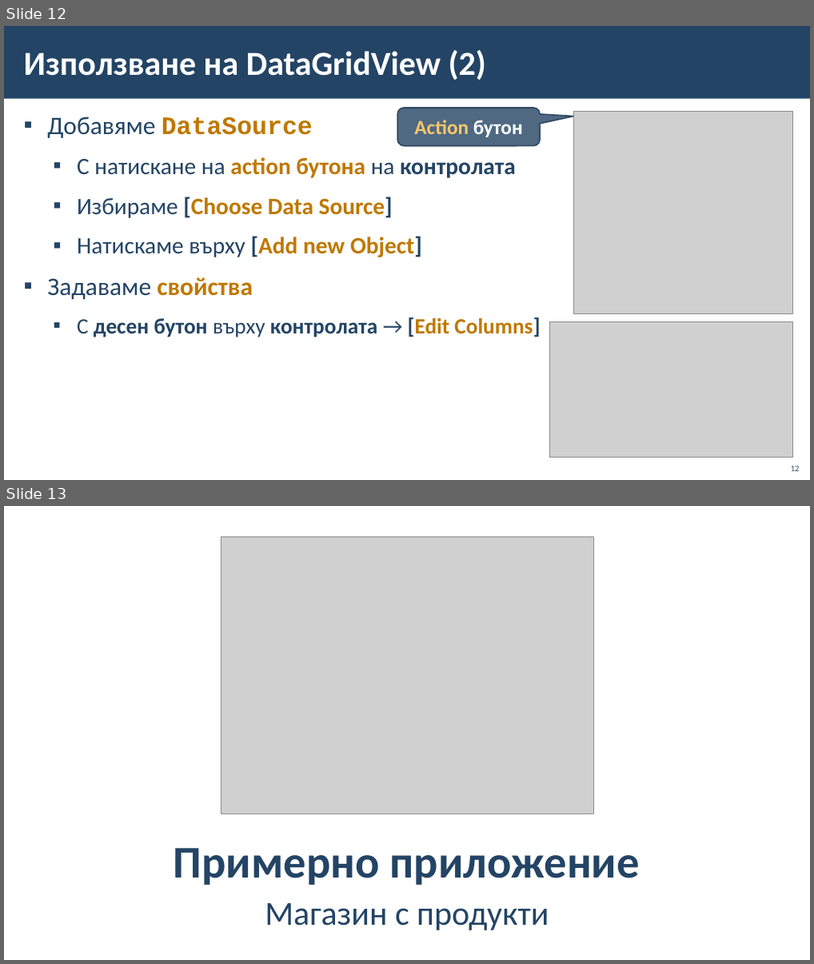
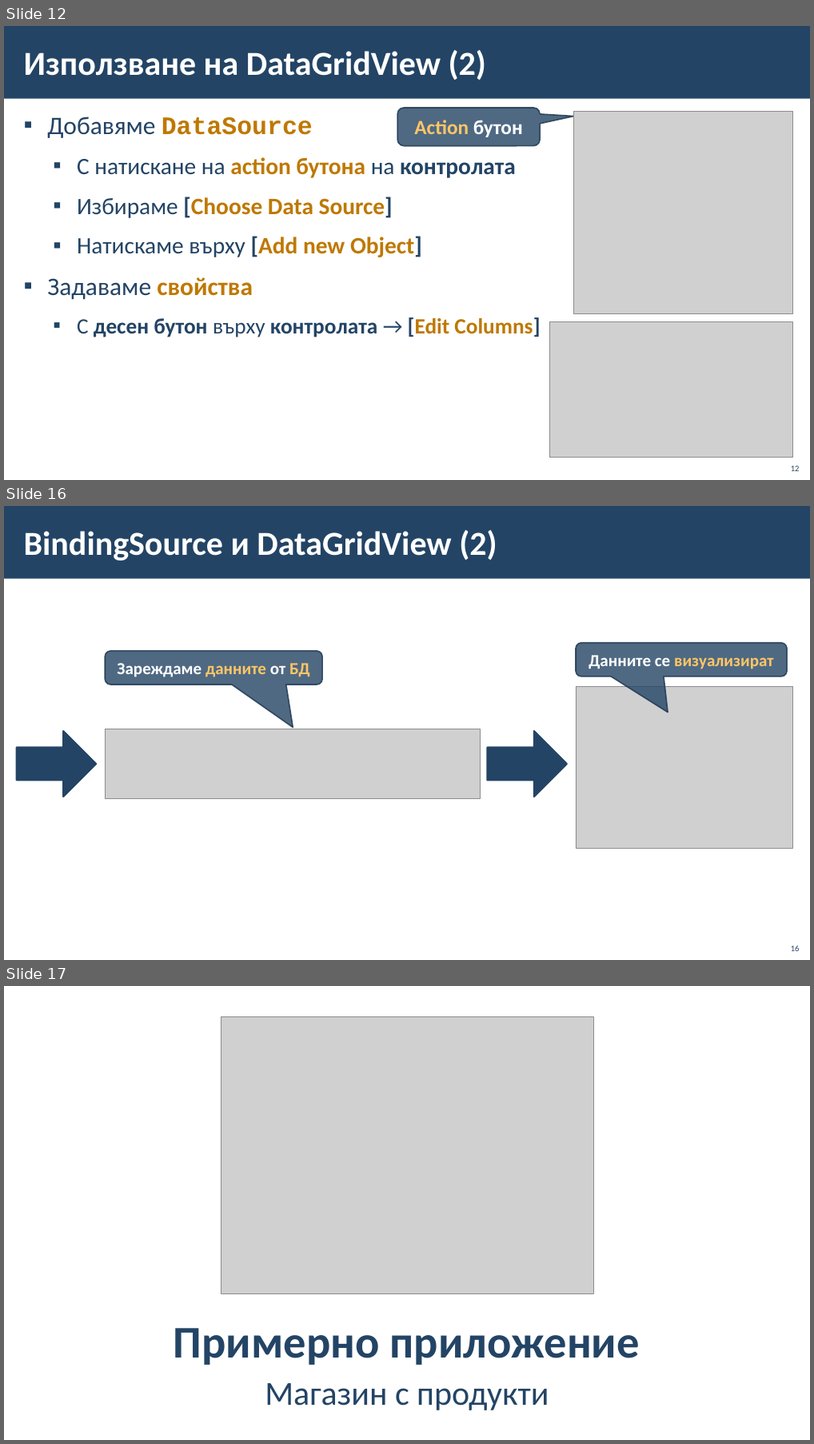
Before and after one commit to BG-IT-Edu/School-Programming, a slide deck: Courses/Software-Sciences/Module-4-Information-Systems-New/05-Connecting-Windows-Forms-with-database/05-Connecting-Windows-Forms-with-database.pptx. Shown one above the other, each under a label of ours: slides 12 and 13 before the commit, slides 12, 16 and 17 after it; the slides between them are not shown. The pictures are 814x964 and 814x1444 pixels, drawn with LibreOffice and Linux fonts; fonts in the diff are those of the drawing; grey boxes stand for pictures; background and template pictures are left out. Boxes give left, top, right and bottom in pixels: in the first picture for what was removed or moved away, otherwise in the second. Text is boxed around its words. In the diff, an @@ line names an element or a change of style, - is before the commit and + after.

```diff
--- a/Courses/Software-Sciences/Module-4-Information-Systems-New/05-Connecting-Windows-Forms-with-database/05-Connecting-Windows-Forms-with-database.pptx
+++ b/Courses/Software-Sciences/Module-4-Information-Systems-New/05-Connecting-Windows-Forms-with-database/05-Connecting-Windows-Forms-with-database.pptx
@@ slide 16 added at (4,506,810,960), background #FFFFFF; not listed: 1 template element that a slide beside it also shows @@
@@ title added at (24,530,497,560), 40 pt, text #FFFFFF, bold @@
+BindingSource и DataGridView (2)
@@ rounded speech box added at (576,643,787,676), fill #234465 at 80% opacity, outline #1A334C 1.5 pt, 20 pt, text #FFC666, bold @@
+Данните се визуализират
@@ rounded speech box added at (105,651,323,684), fill #234465 at 80% opacity, outline #1A334C 1.5 pt, 20 pt, text #FFFFFF, bold @@
+Зареждаме данните от БД
@@ picture added at (576,687,794,848) @@
@@ right arrow added at (17,731,96,796), fill #234465, outline #234465 2 pt @@
@@ picture added at (105,728,480,799) @@
@@ right arrow added at (488,731,567,796), fill #234465, outline #234465 2 pt @@
@@ page number added at (791,945,800,951), 10 pt, text #234465 @@
+16
@@ what was slide 13 is now slide 17 @@
```
Also in this commit, not shown: 2 slides changed, 3 other slides added.
